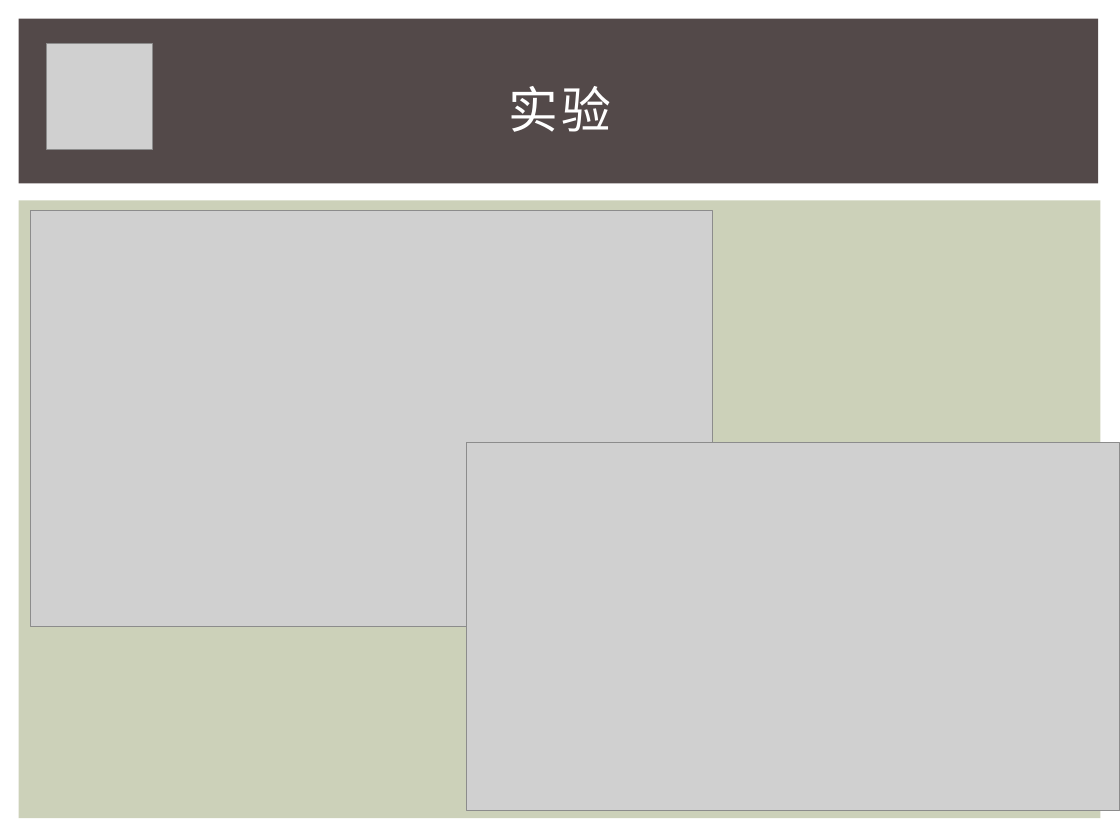
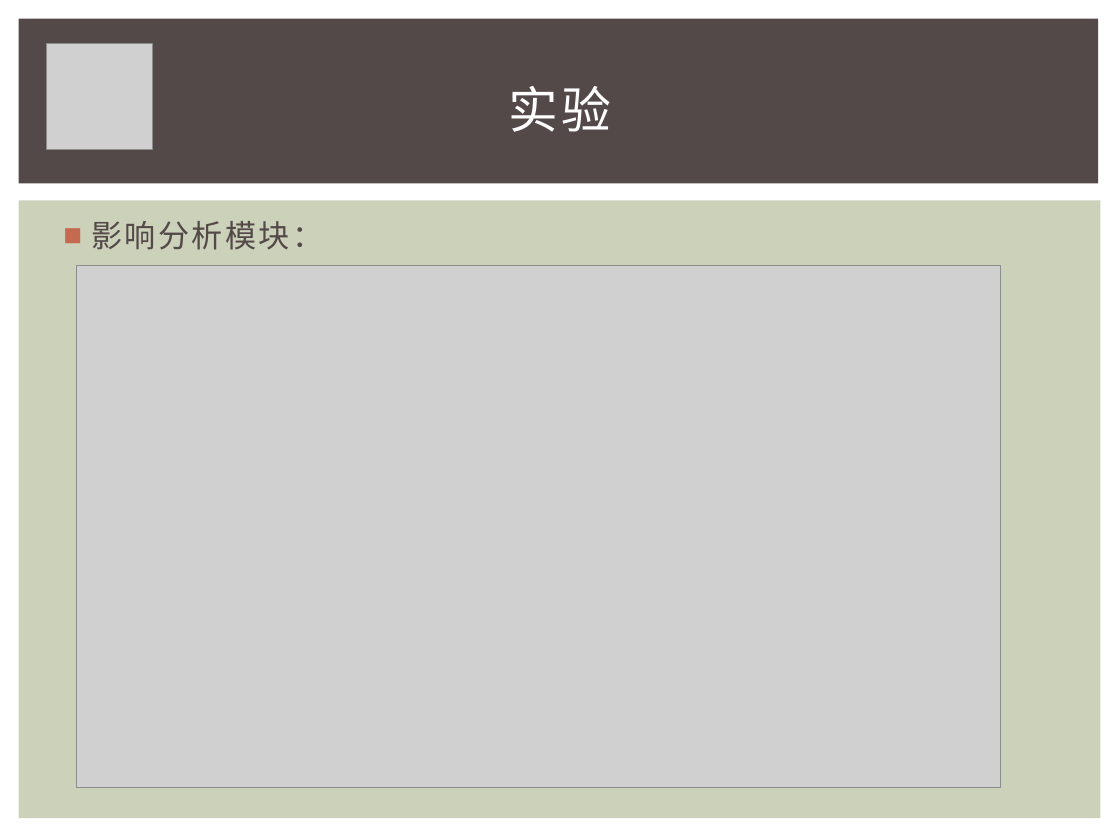
Before and after one commit to iewrer/mythesis, a slide deck: slide 30 of 答辩PPT.pptx. Drawn at 1120x840 pixels with LibreOffice and Linux fonts; fonts in the diff are those of the drawing; grey boxes stand for pictures. Boxes give left, top, right and bottom in pixels: in the first picture for what was removed or moved away, otherwise in the second. Text is boxed around its words. In the diff, an @@ line names an element or a change of style, - is before the commit and + after.

```diff
--- a/答辩PPT.pptx
+++ b/答辩PPT.pptx
@@ text added at (91, 221, 323, 250), 20 pt, text #534949 @@
+■ 影响分析模块：
@@ picture: place and size @@
-picture at (31, 211, 713, 626)
+picture at (76, 265, 932, 787)
@@ picture: place and size @@
-picture at (467, 442, 1120, 811)
+picture at (76, 265, 1001, 787)
```
Also in this commit, not shown: 12 other slides changed, 2 slides added, 2 slides removed.
